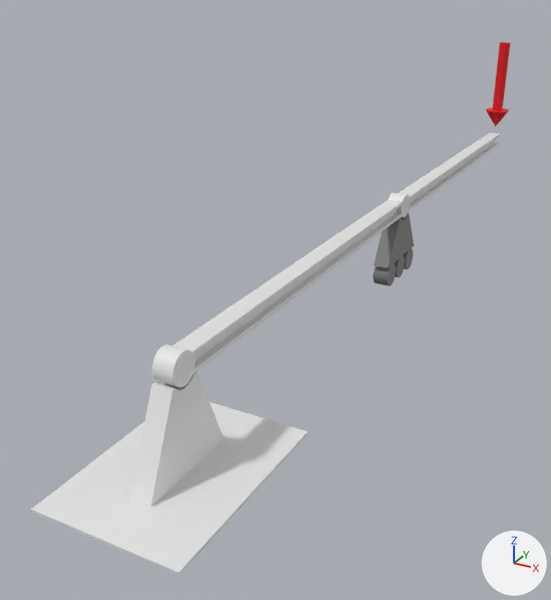
Two versions of the glTF model docs/beam.glb, one commit apart.
One viewpoint serves both versions: a camera (50 mm lens) standing at (3.26, -9.28, 4.74) and looking at (-0.97, -1.58, 0.89). The lights are fixed; the arrows at lower right show +X, +Y and +Z. Where no turn or scale is listed for an object, it has been applied to the vertices.

Objects in the first picture: 'Cube.001', 'arrow_body.001', 'constraint_common_001', 'constraint_hinge.001', 'constraint_roller.001'.
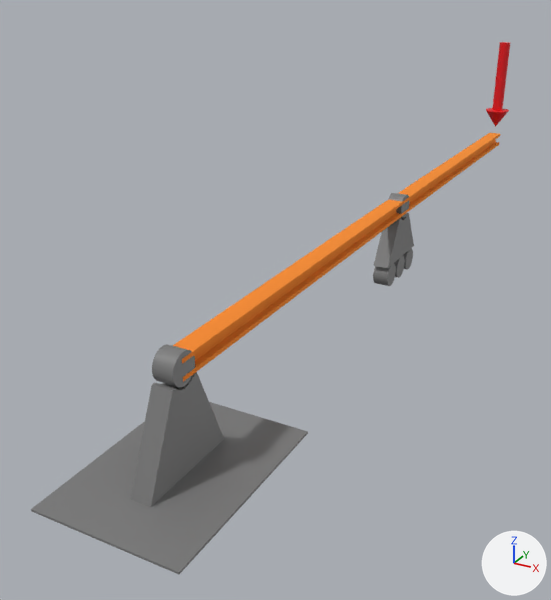
The change in detail:
Material 'Material.003' (mat_material_003) is new.
Its base color is (1.0, 0.341, 0.0421) (orange #ff9e3a).
Its metallic is 0.445.
Its roughness is 1.0.
me_constraint_hinge_001 has 44 vertices, 84 faces and spans x -0.71..0.69, y -6.0..-4.0, z 0.86..1.73.
me_constraint_hinge_001 now uses material mat_material_001 (grey #7a7a7a).
me_constraint_common_001 has 200 vertices, 396 faces and spans x 1.463..1.663, y -5.156..-4.856, z 1.697..1.997.
me_constraint_common_001 now uses material mat_material_001 (grey #7a7a7a).
me_cube_001 has 1200 vertices, 2396 faces and spans x -0.1..0.1, y -5.03..5.0, z 1.71..1.95.
me_cube_001 now uses material mat_material_003 (orange #ff9e3a).

Boxes (x1, y1, x2, y2) around the edits, measured in the pictures (551 x 600 px):
'constraint_hinge.001', recoloured (white to grey)
    both: (31, 372, 308, 574)
'Cube.001', recoloured (white to orange)
    both: (173, 133, 500, 382)
'constraint_common_001', recoloured (white to grey)
    both: (152, 344, 195, 387)
